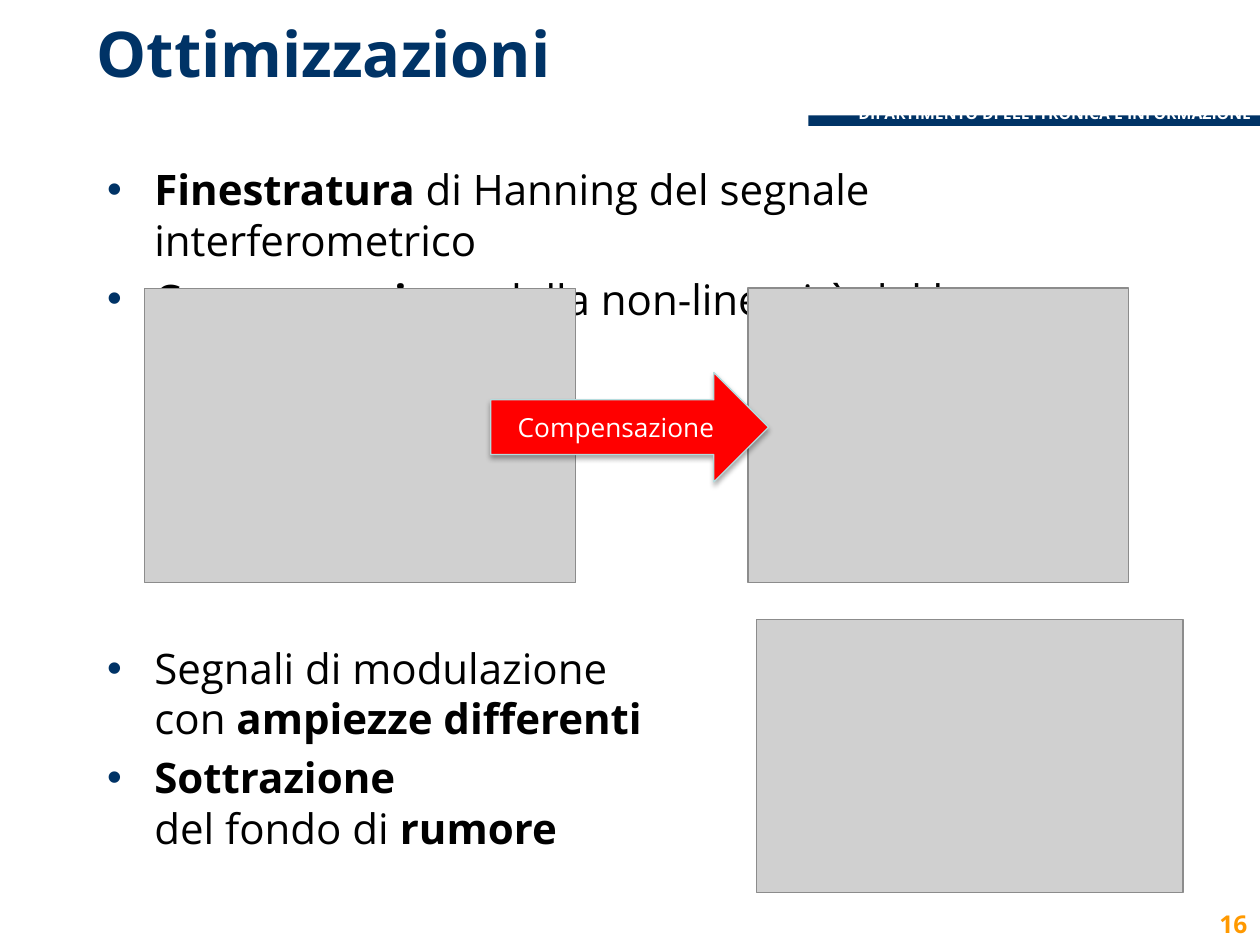
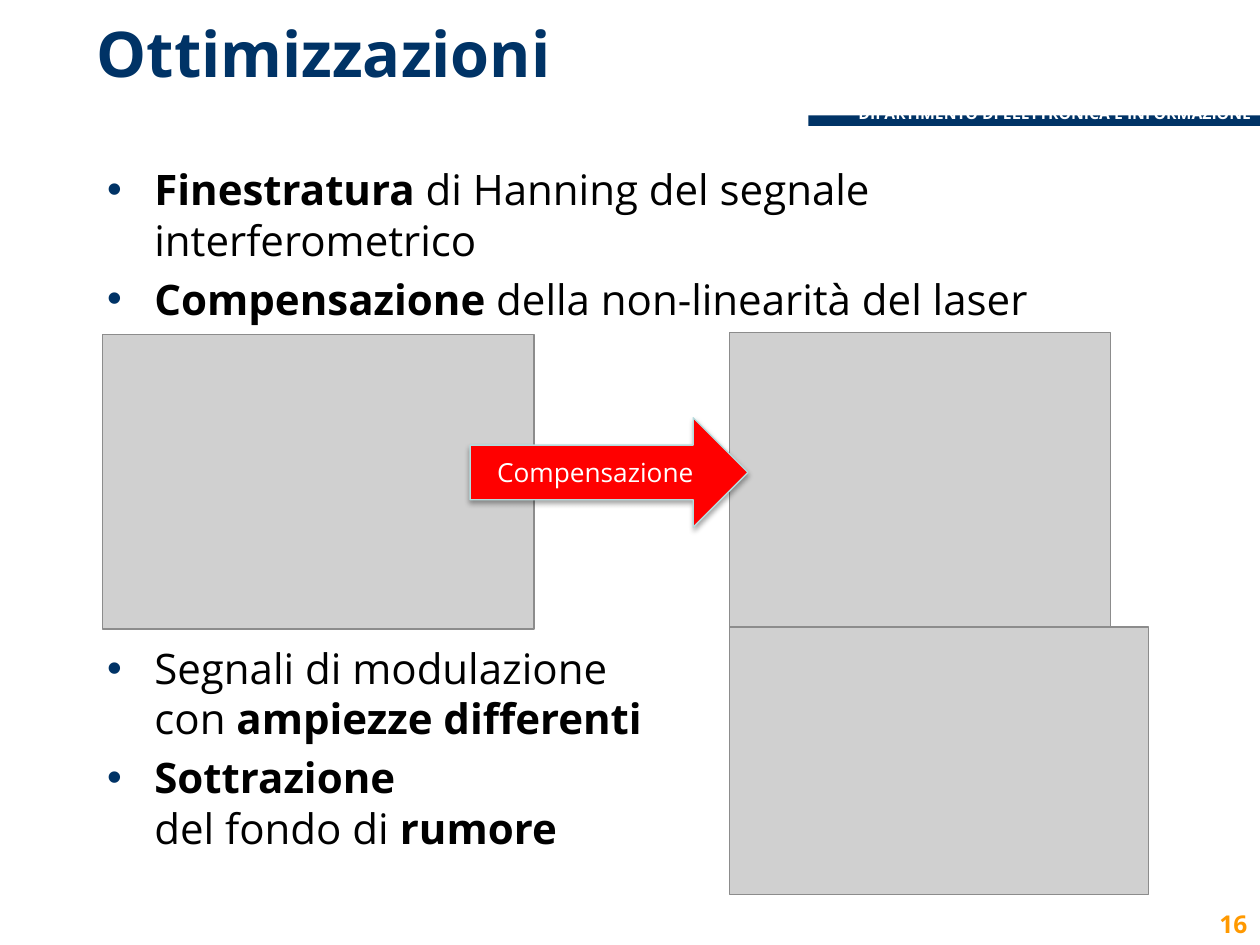
Before and after one commit to lcavagnispolimi/thesis_latex, a slide deck: slide 16 of presentazione_discussione.pptx. Drawn at 1260x945 pixels with LibreOffice and Linux fonts; fonts in the diff are those of the drawing; grey boxes stand for pictures; background and template pictures are left out. Boxes give left, top, right and bottom in pixels: in the first picture for what was removed or moved away, otherwise in the second. Text is boxed around its words. In the diff, an @@ line names an element or a change of style, - is before the commit and + after.

Commit message:
fix image size

```diff
--- a/presentazione_discussione.pptx
+++ b/presentazione_discussione.pptx
@@ picture: place and size @@
-picture at [145, 289, 576, 583]
+picture at [102, 335, 533, 630]
@@ picture: place and size @@
-picture at [748, 287, 1129, 582]
+picture at [730, 333, 1110, 627]
@@ right arrow "Compensazione": place and size @@
-right arrow "Compensazione" at [491, 373, 769, 483]
+right arrow "Compensazione" at [470, 418, 747, 528]
@@ picture: place and size @@
-picture at [756, 620, 1183, 892]
+picture at [730, 627, 1148, 895]
```
Also in this commit, not shown: 10 other slides changed.
